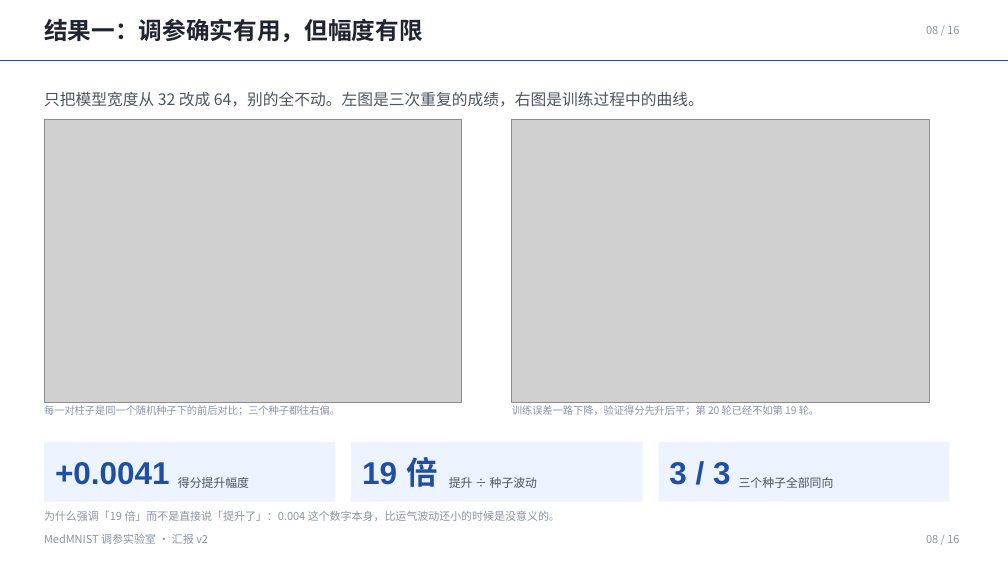
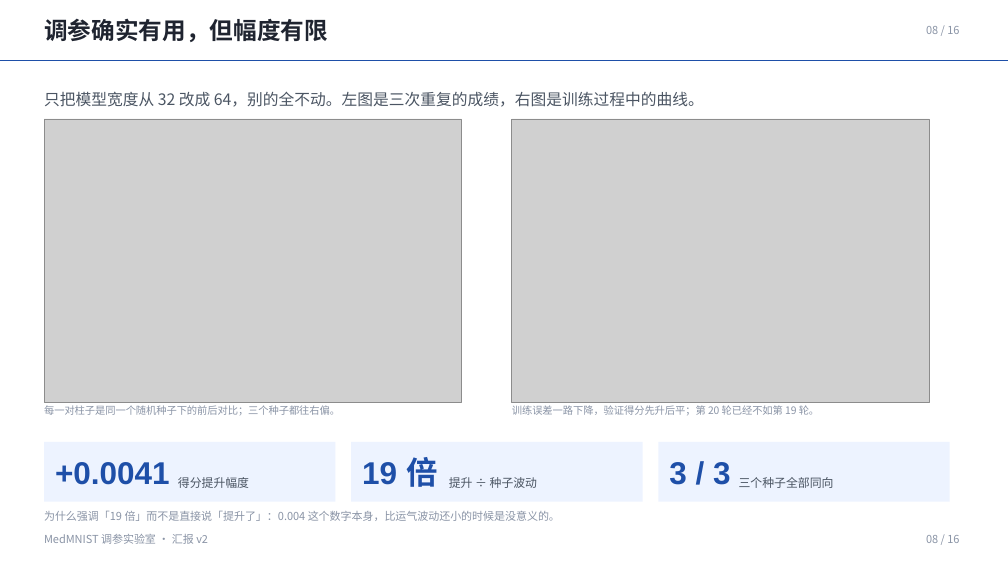
Before and after one commit to via453/medmnist-tuning-lab, a slide deck: slide 9 of MedMNIST调参实验室_汇报_v3/MedMNIST调参实验室_汇报_v3.pptx (slide 8 before the commit). Drawn at 1008x567 pixels with LibreOffice and Linux fonts; fonts in the diff are those of the drawing; grey boxes stand for pictures. Boxes give left, top, right and bottom in pixels: in the first picture for what was removed or moved away, otherwise in the second. Text is boxed around its words. In the diff, an @@ line names an element or a change of style, - is before the commit and + after.

```diff
--- a/MedMNIST调参实验室_汇报_v3/MedMNIST调参实验室_汇报_v3.pptx
+++ b/MedMNIST调参实验室_汇报_v3/MedMNIST调参实验室_汇报_v3.pptx
@@ text at (44, 18, 328, 42): text changed @@
-结果一：调参确实有用，但幅度有限
+调参确实有用，但幅度有限
```
Also in this commit, not shown: 8 other slides changed, 7 slides added, 7 slides removed, 7 other files.
